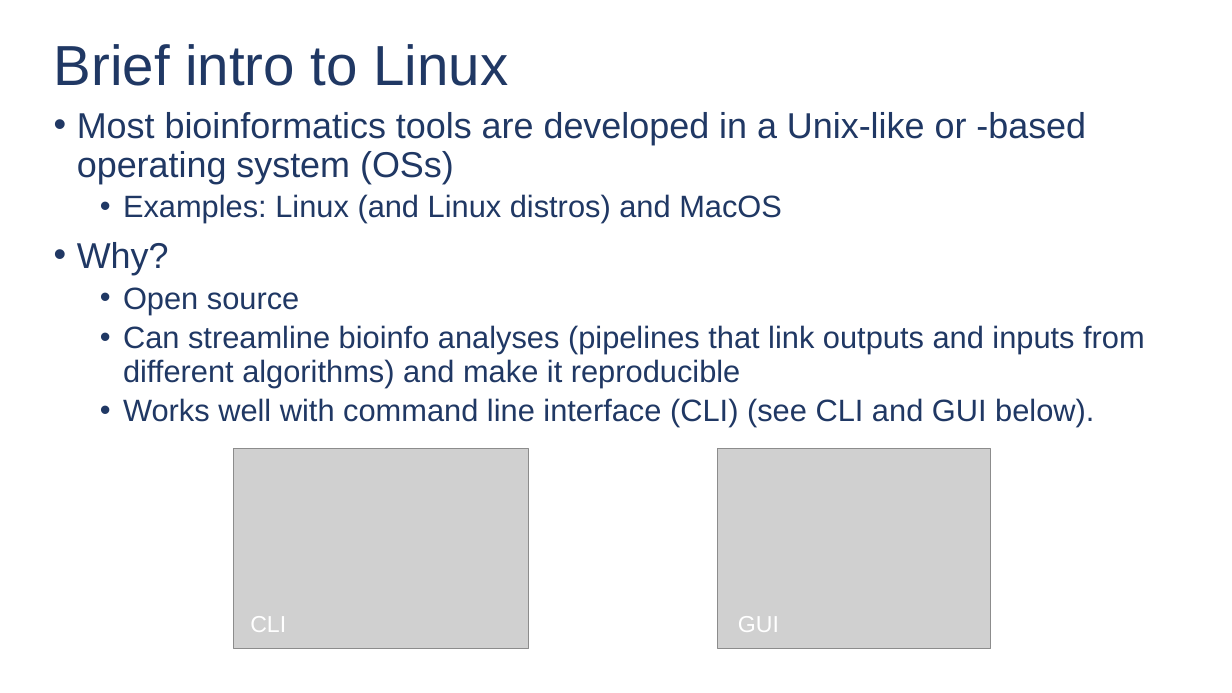
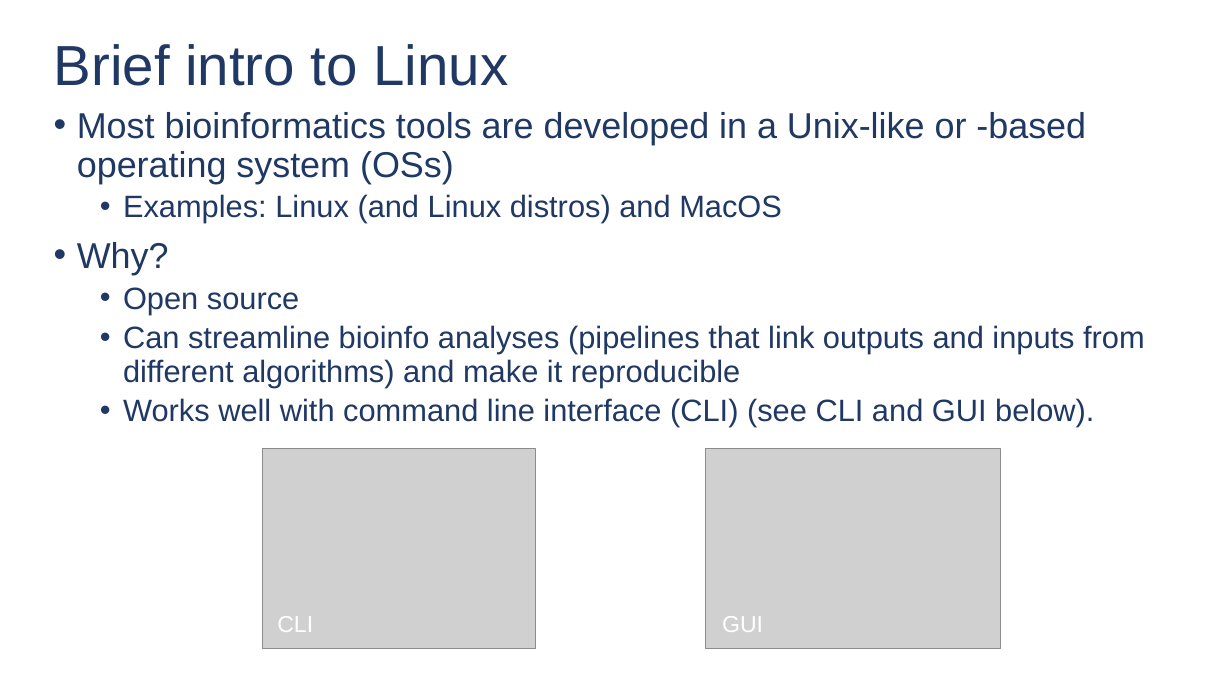
Before and after one commit to jbquijano/Metabarcoding-Workshop, a slide deck: slide 2 of Session-01-Brief_introduction_to_bioinformatics_and_related_tools/01-01-Introduction_to_bash/01-01-Introduction_to_bash.pptx. Drawn at 1232x693 pixels with LibreOffice and Linux fonts; fonts in the diff are those of the drawing; grey boxes stand for pictures. Boxes give left, top, right and bottom in pixels: in the first picture for what was removed or moved away, otherwise in the second. Text is boxed around its words. In the diff, an @@ line names an element or a change of style, - is before the commit and + after.

```diff
--- a/Session-01-Brief_introduction_to_bioinformatics_and_related_tools/01-01-Introduction_to_bash/01-01-Introduction_to_bash.pptx
+++ b/Session-01-Brief_introduction_to_bioinformatics_and_related_tools/01-01-Introduction_to_bash/01-01-Introduction_to_bash.pptx
@@ picture: place and size @@
-picture at (718, 449, 991, 649)
+picture at (263, 449, 536, 649)
@@ picture: place and size @@
-picture at (234, 449, 529, 649)
+picture at (705, 449, 1000, 649)
@@ text "CLI": place and size @@
-text "CLI" at (250, 616, 286, 632)
+text "CLI" at (277, 616, 313, 632)
@@ text "GUI": place and size @@
-text "GUI" at (738, 616, 779, 632)
+text "GUI" at (722, 616, 763, 632)
```
Also in this commit, not shown: 8 other files.
